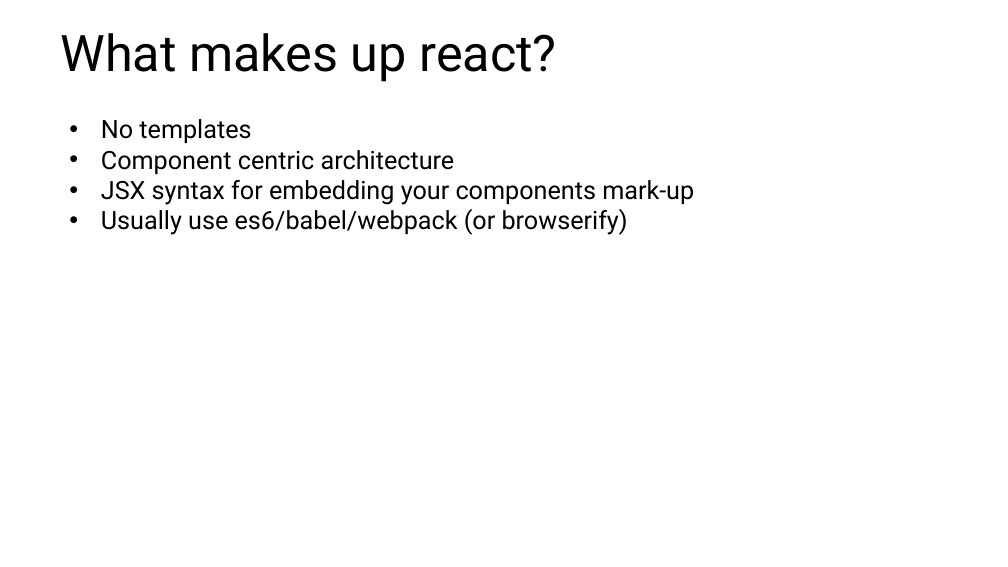
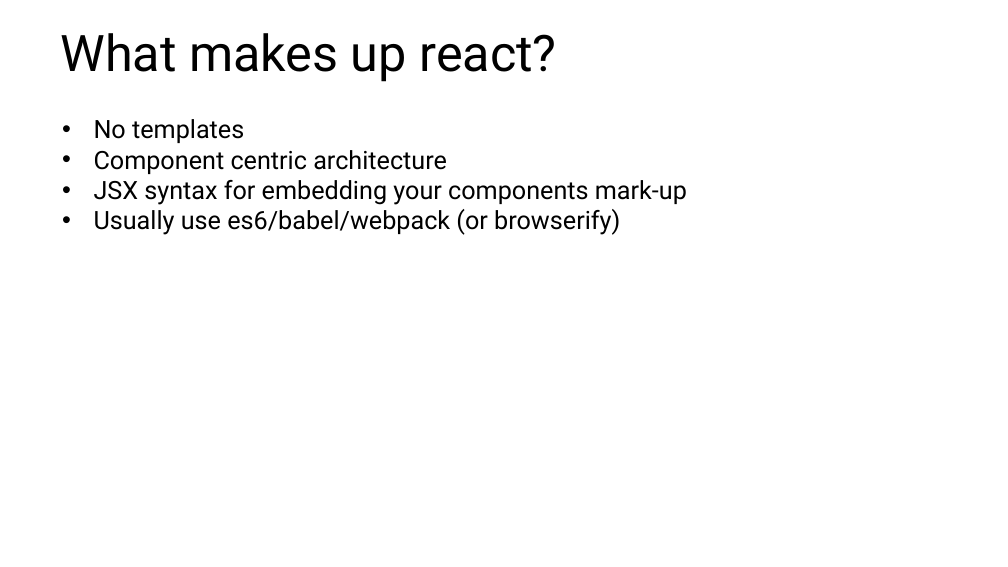
Before and after one commit to justsayno/React-DotNet, a slide deck: slide 4 of ReactDotNet - An Introduction.pptx. Drawn at 1008x567 pixels with LibreOffice and Linux fonts; fonts in the diff are those of the drawing; background and template pictures are left out. Boxes give left, top, right and bottom in pixels: in the first picture for what was removed or moved away, otherwise in the second. Text is boxed around its words. In the diff, an @@ line names an element or a change of style, - is before the commit and + after.

```diff
--- a/ReactDotNet - An Introduction.pptx
+++ b/ReactDotNet - An Introduction.pptx
@@ text "No templates": place and size @@
-text "No templates" at bbox=[101, 119, 694, 235]
+text "No templates" at bbox=[94, 119, 687, 235]
```
Also in this commit, not shown: 3 other slides changed, 1 slide added.
